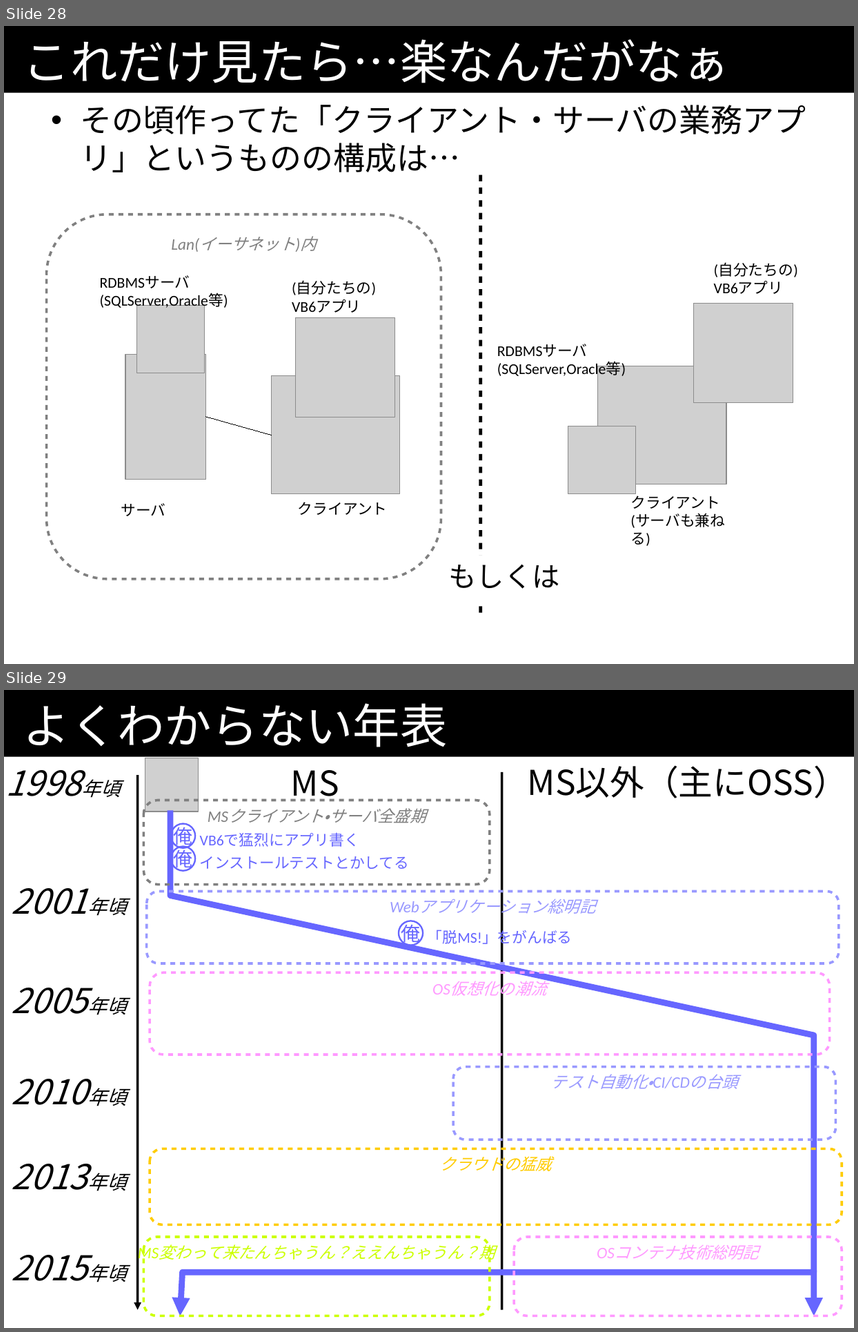
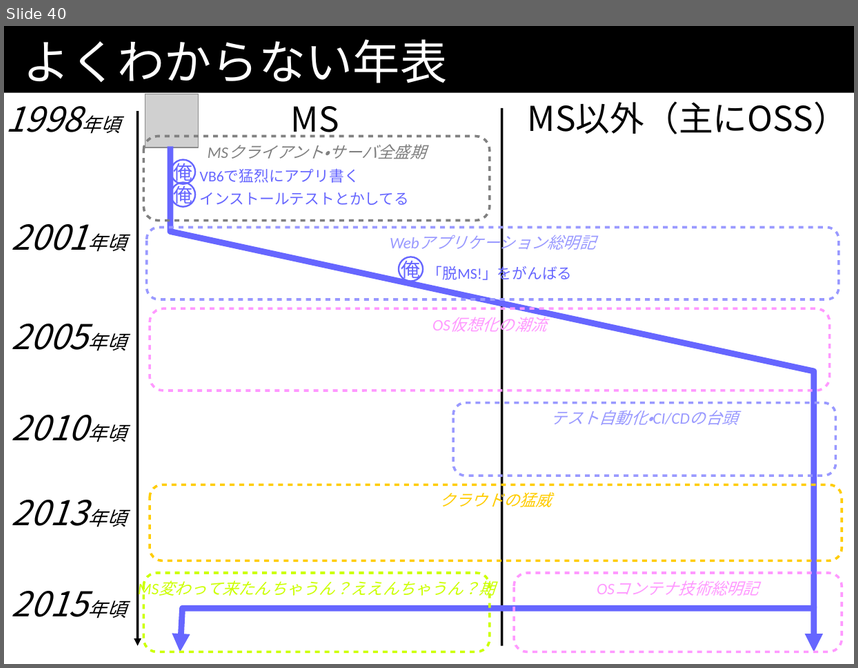
Before and after one commit to kazuhito-m/kazuhito-m.github.io, a slide deck: _drafts/comcamp2016.odp. Shown one above the other, each under a label of ours: slides 28 and 29 before the commit, slide 40 after it. The pictures are 858x1332 and 858x668 pixels, drawn with LibreOffice and Linux fonts; fonts in the diff are those of the drawing; grey boxes stand for pictures. Boxes give left, top, right and bottom in pixels: in the first picture for what was removed or moved away, otherwise in the second. Text is boxed around its words. In the diff, an @@ line names an element or a change of style, - is before the commit and + after.

```diff
--- a/_drafts/comcamp2016.odp
+++ b/_drafts/comcamp2016.odp
@@ slide 28 removed at (4, 26, 854, 664), background #FFFFFF; not listed: 1 template element that a slide beside it also shows @@
@@ title removed at (23, 39, 730, 83) @@
-これだけ見たら…楽なんだがなぁ
@@ text removed at (80, 105, 806, 172) @@
-• その頃作ってた「クライアント・サーバの業務アプリ」というものの構成は…
@@ line removed from (481, 175) to (481, 615) @@
@@ rounded rectangle removed at (46, 214, 441, 578) @@
-Lan(イーサネット)内
@@ text removed at (714, 263, 798, 294) @@
-(自分たちの)
-VB6アプリ
@@ text removed at (100, 275, 228, 310) @@
-RDBMSサーバ
-(SQLServer,Oracle等)
@@ text removed at (292, 281, 376, 312) @@
-(自分たちの)
-VB6アプリ
@@ picture removed at (136, 305, 205, 373) @@
@@ picture removed at (695, 303, 794, 403) @@
@@ picture removed at (296, 318, 395, 417) @@
@@ picture removed at (125, 354, 205, 479) @@
@@ text removed at (497, 343, 626, 379) @@
-RDBMSサーバ
-(SQLServer,Oracle等)
@@ picture removed at (271, 377, 400, 495) @@
@@ picture removed at (598, 366, 727, 484) @@
@@ line removed from (206, 417) to (271, 435) @@
@@ picture removed at (568, 426, 636, 495) @@
@@ text removed at (298, 501, 388, 515) @@
-クライアント
@@ text removed at (631, 492, 725, 546) @@
-クライアント
-(サーバも兼ねる)
@@ text removed at (121, 503, 165, 516) @@
-サーバ
@@ text removed at (449, 564, 560, 588) @@
-もしくは
@@ what was slide 29 is now slide 40 @@
```
Also in this commit, not shown: 2 slides changed, 12 slides added.
